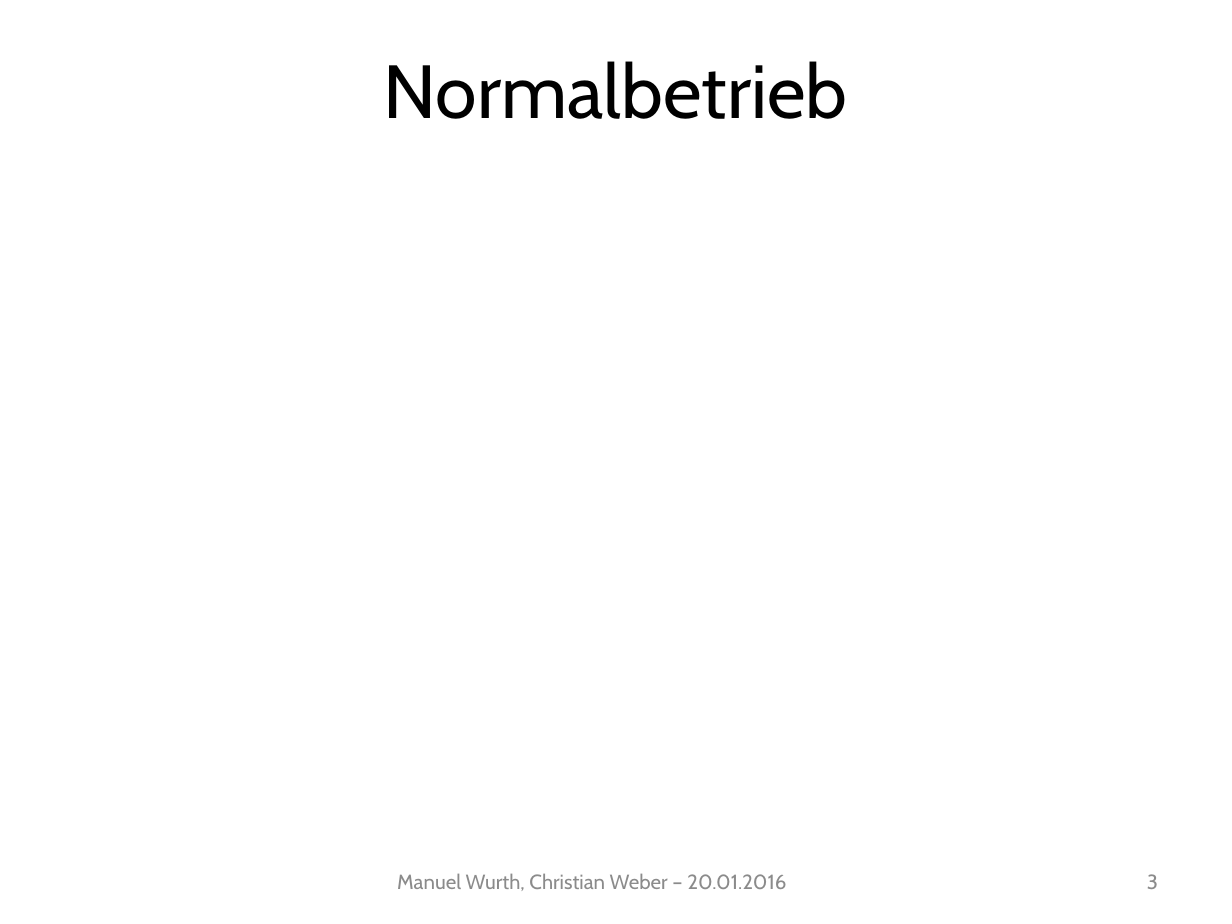
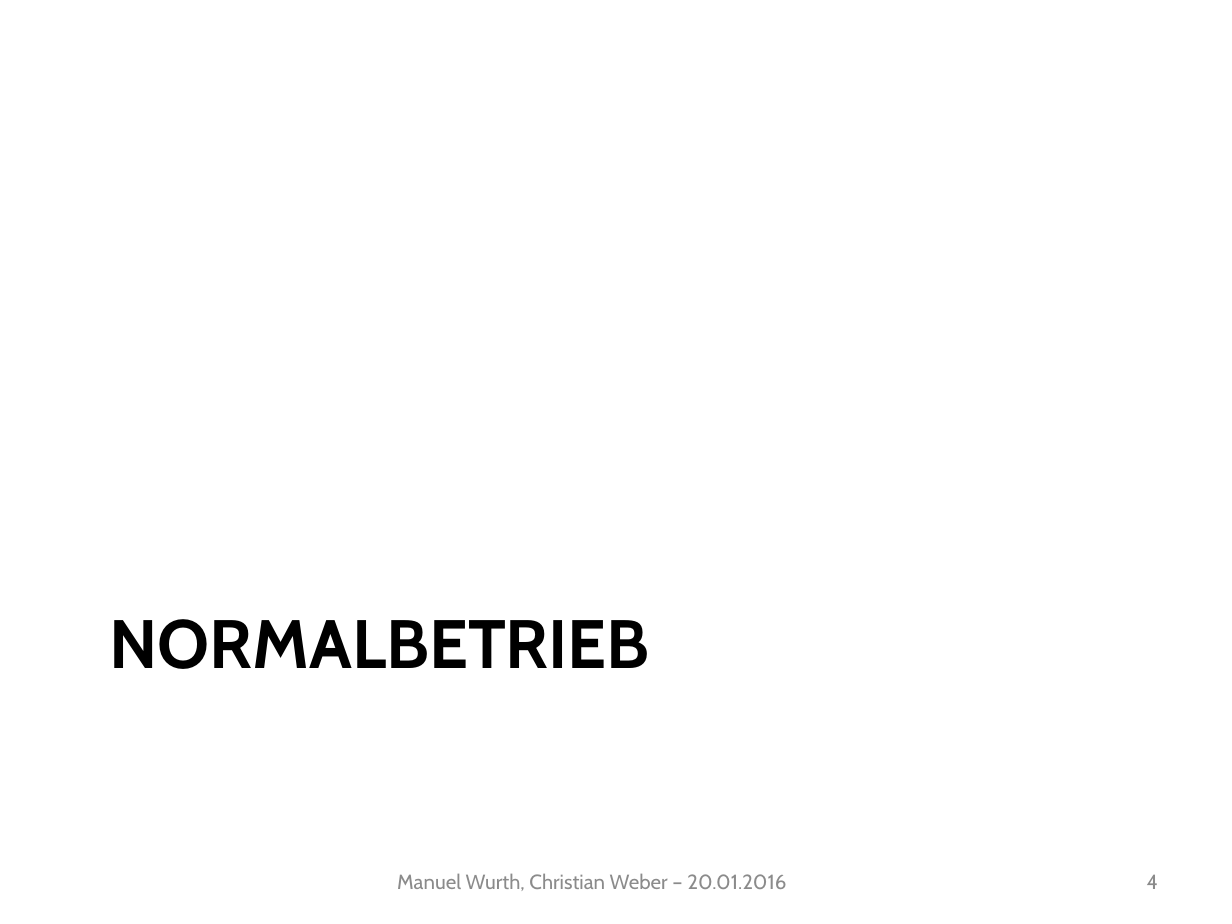
Before and after one commit to Mudvayne/FischertechnikSimulator, a slide deck: slide 4 of Documentation/Präsentation/Präsentation.pptx (slide 3 before the commit). Drawn at 1232x924 pixels with LibreOffice and Linux fonts; fonts in the diff are those of the drawing; background and template pictures are left out. Boxes give left, top, right and bottom in pixels: in the first picture for what was removed or moved away, otherwise in the second. Text is boxed around its words. In the diff, an @@ line names an element or a change of style, - is before the commit and + after.

```diff
--- a/Documentation/Präsentation/Präsentation.pptx
+++ b/Documentation/Präsentation/Präsentation.pptx
@@ title at (109,619,649,669): text changed; size 44 to 40 pt; bold on @@
-Normalbetrieb
+NORMALBETRIEB
@@ page number at (1147,874,1158,889): text changed @@
-3
+4
```
Also in this commit, not shown: 15 slides added, 2 other files.
